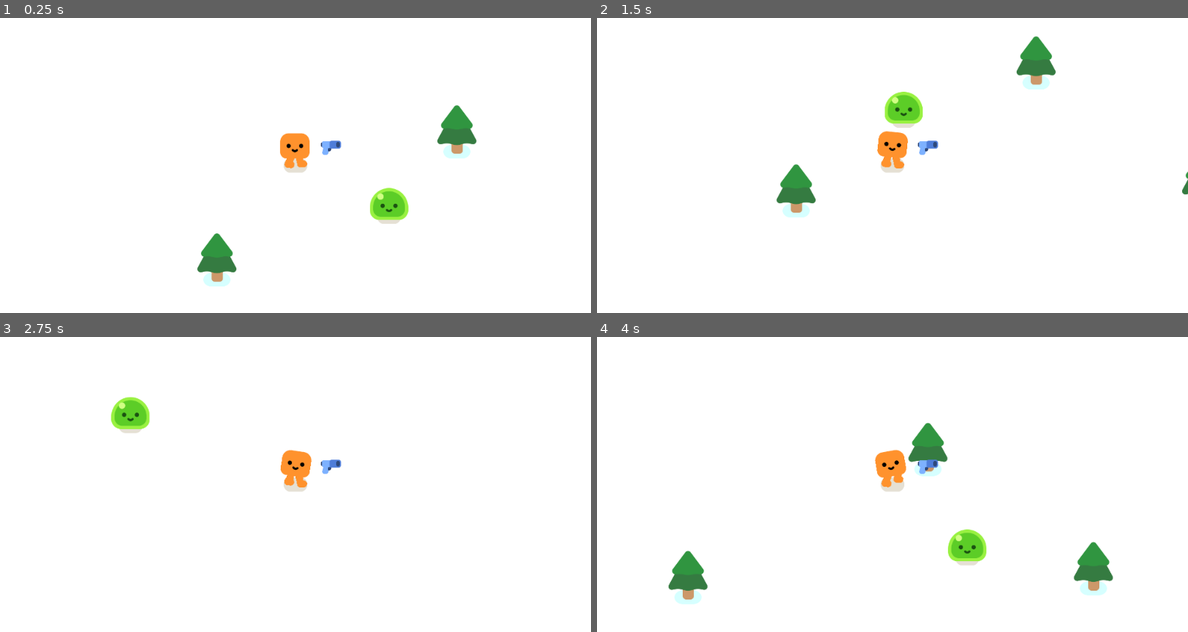
Above: before the commit, frames 1-4 (two rows, left to right).
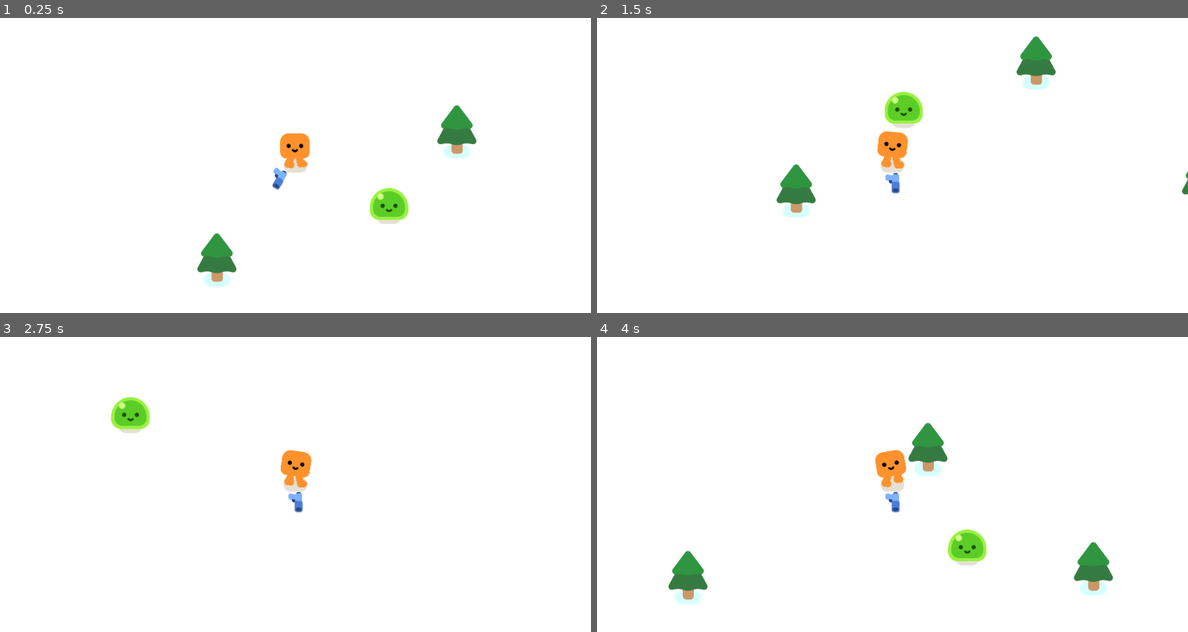
Above: after the commit, the same moments.

Repository: martindieck/gun-galore
Game: Godot game, scene res://game.tscn
Two runs of this game, one before a commit and one after it. Both use one fixed random seed, a clock stepped at 60 frames per second and the inputs below.
Inputs:
- Up to frame 1 (0.25 s): no input
- Up to frame 2 (1.5 s): hold D (move_right) 0.53-1.28 s; hold S (move_down) from 1.28 s (still down)
- Up to frame 3 (2.75 s): release S (move_down) at 2.03 s; hold D (move_right) from 2.03 s (still down)
- Up to frame 4 (4 s): release D (move_right) at 2.78 s; hold W (move_up) 2.78-3.53 s; hold A (move_left) from 3.53 s (still down)

The runs differ from the first frame. In frame 1, 0.2% of the frame differs, in the area x 46-58%, y 41-59%; in frame 2, 0.2%, in the area x 48-58%, y 41-60%; in frame 3, 0.2%; in frame 4, 0.2%.

Commit message:
Added Gun Script

Diff:
--- /dev/null
+++ b/gun.gd
@@ -0,0 +1,7 @@
+extends Area2D
+
+func _physics_process(delta):
+	var enemies_in_range = get_overlapping_bodies()
+	if enemies_in_range.size() > 0:
+		var target_enemy = enemies_in_range.front()
+		$WeaponPivot.look_at(target_enemy.global_position)
--- a/gun.tscn
+++ b/gun.tscn
@@ -1,11 +1,13 @@
-[gd_scene load_steps=3 format=3 uid="uid://bctevgxryj3ga"]
+[gd_scene load_steps=4 format=3 uid="uid://bctevgxryj3ga"]
 
+[ext_resource type="Script" path="res://gun.gd" id="1_8c14a"]
 [ext_resource type="Texture2D" uid="uid://cswb5do8rrj7q" path="res://pistol/pistol.png" id="1_fnb0u"]
 
 [sub_resource type="CircleShape2D" id="CircleShape2D_8f7ql"]
 radius = 400.08
 
 [node name="Gun" type="Area2D"]
+script = ExtResource("1_8c14a")
 
 [node name="CollisionShape2D" type="CollisionShape2D" parent="."]
 position = Vector2(0, 50)
